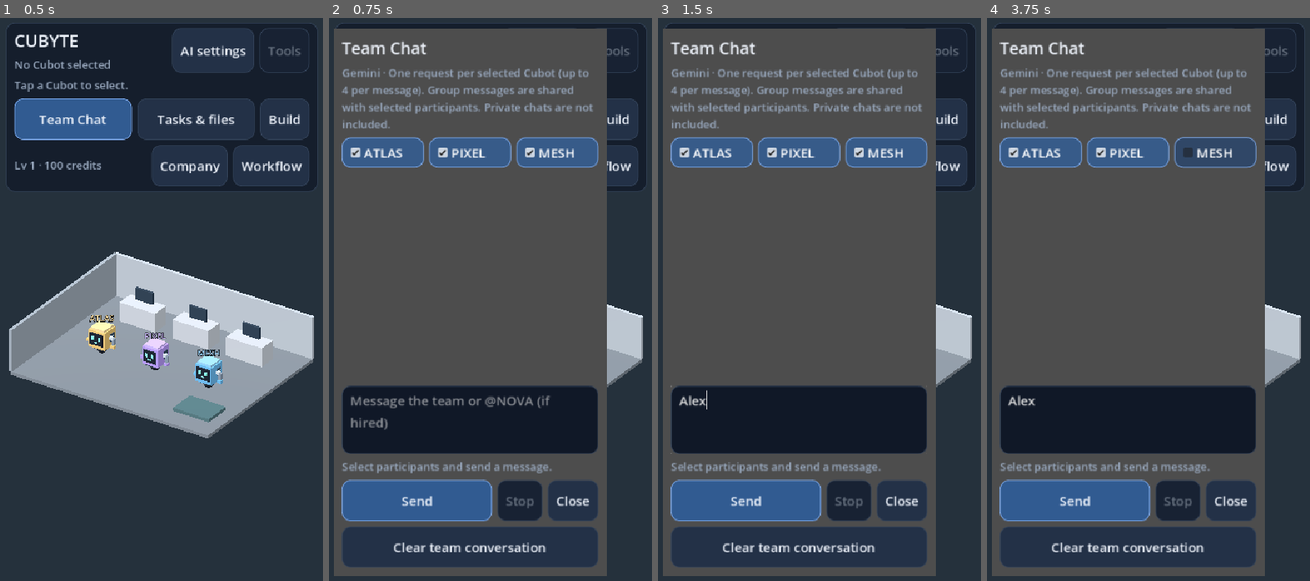
Above: before the commit, frames 1-4 (left to right).
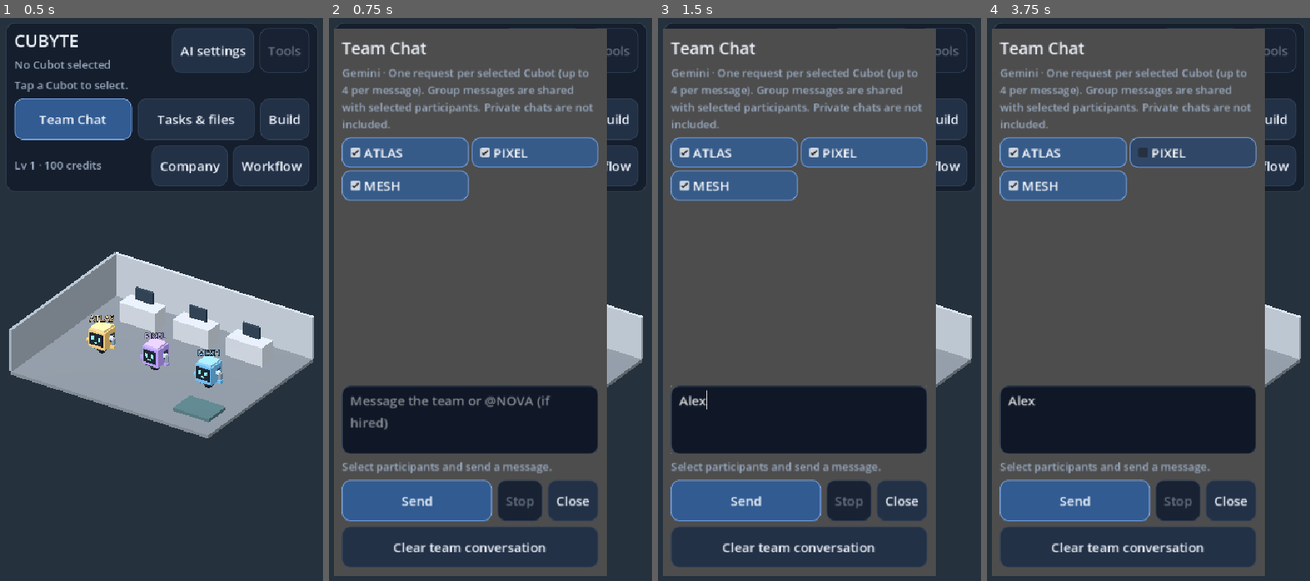
Above: after the commit, the same moments.

Repository: joparoxxx/VOXHAVEN
Game: Godot game, scene res://scenes/office.tscn
The game is run twice, just before and just after one commit, with the same random seed, the same clock (stepped at 60 frames per second) and the same inputs.
Inputs (mouse positions are in pixels of both pictures, inside the frame that each line leads up to):
- Up to frame 1 (0.5 s): no input
- Up to frame 2 (0.75 s): click "Team Chat" at 0.5 s
- Up to frame 3 (1.5 s): click (800, 417) at 1.27 s; type "Alex" at 1.35 s
- Up to frame 4 (3.75 s): click "Tasks & files" at 2 s; click "Build" at 2.75 s; click "Company" at 3.5 s

Frame 1 is identical in both runs. In frame 2, 3.1% of the frame differs, in the area x 3-76%, y 21-33%; in frame 3, 3.1%; in frame 4, 3.5%.

Commit message:
test(gameplay): verify level gates, hiring, persistence and analyst permissions [skip ci]

Diff:
--- a/game/scenes/team_chat.gd
+++ b/game/scenes/team_chat.gd
@@ -48,7 +48,8 @@
 	margin.add_child(column)
 	column.add_child(UI.label("Team Chat", 24))
 	column.add_child(UI.label("Gemini · One request per selected Cubot (up to 4 per message). Group messages are shared with selected participants. Private chats are not included.", 16, UI.MUTED))
-	var row := HBoxContainer.new()
+	var row := GridContainer.new()
+	row.columns = 2
 	column.add_child(row)
 	for id in IDS:
 		var check := CheckBox.new()
